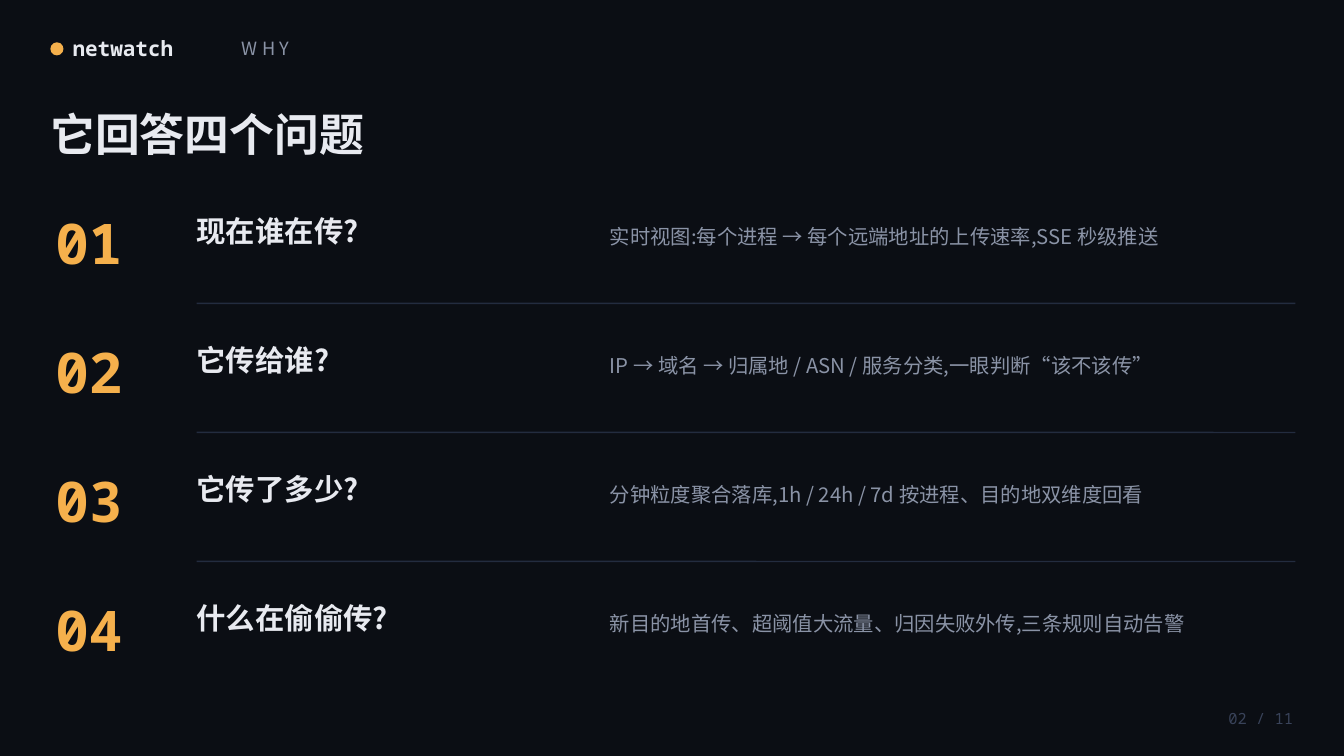
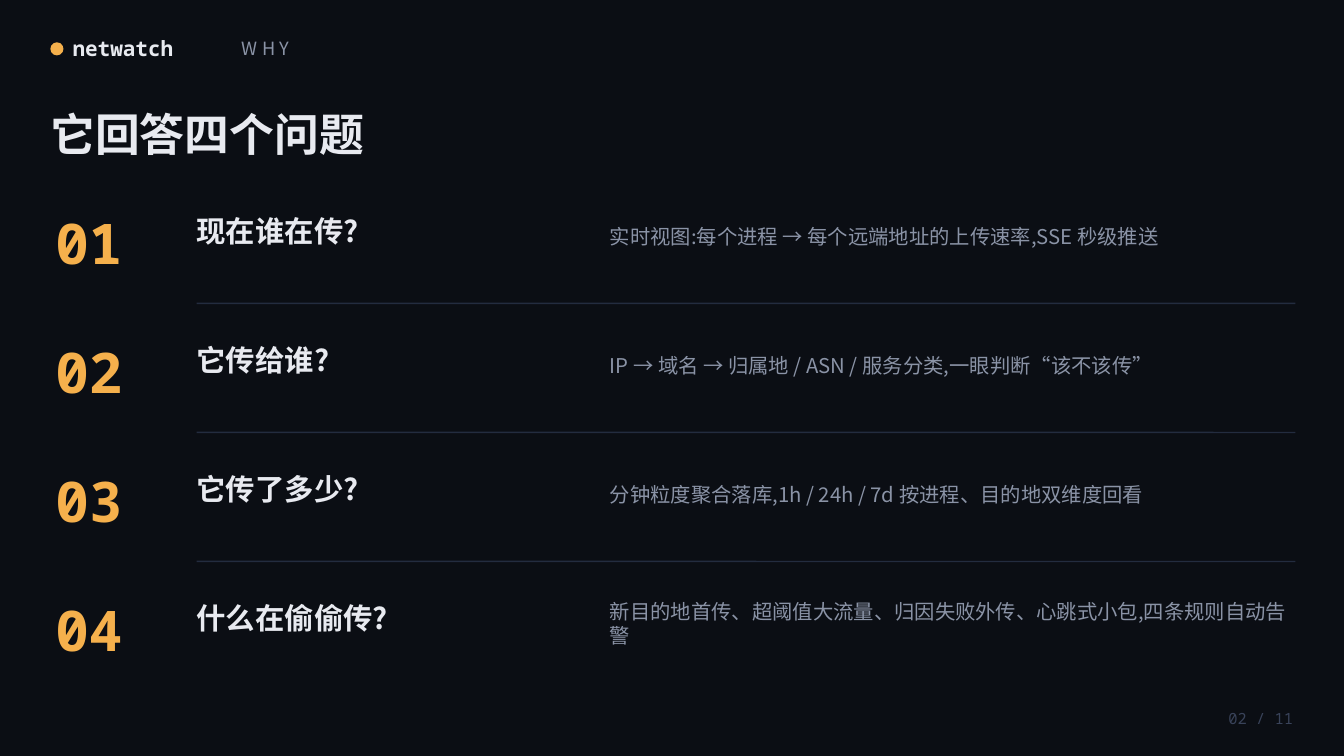
Before and after one commit to Ytadpole/netwatch, a slide deck: slide 2 of docs/netwatch-intro.pptx. Drawn at 1344x756 pixels with LibreOffice and Linux fonts; fonts in the diff are those of the drawing. Boxes give left, top, right and bottom in pixels: in the first picture for what was removed or moved away, otherwise in the second. Text is boxed around its words. In the diff, an @@ line names an element or a change of style, - is before the commit and + after.

Commit message:
docs(media): 材料随 beacon 规则同步——三条→四条
- ppt.cjs:Q4 行与规则表加 beacon(10min 窗/≥8 次/均值 ≤16KB/抖动 ≤40%/持续 ≥5min)
- narr.txt S6 口播 + 重配语音(18.7s → 21.2s),成片 135.9s → 138.4s 重新交付
- PDF 随 pptx 重新导出

```diff
--- a/docs/netwatch-intro.pptx
+++ b/docs/netwatch-intro.pptx
@@ text at box(610, 602, 1286, 645): text changed @@
-新目的地首传、超阈值大流量、归因失败外传,三条规则自动告警
+新目的地首传、超阈值大流量、归因失败外传、心跳式小包,四条规则自动告警
```
Also in this commit, not shown: 1 other slide changed, 4 other files.
